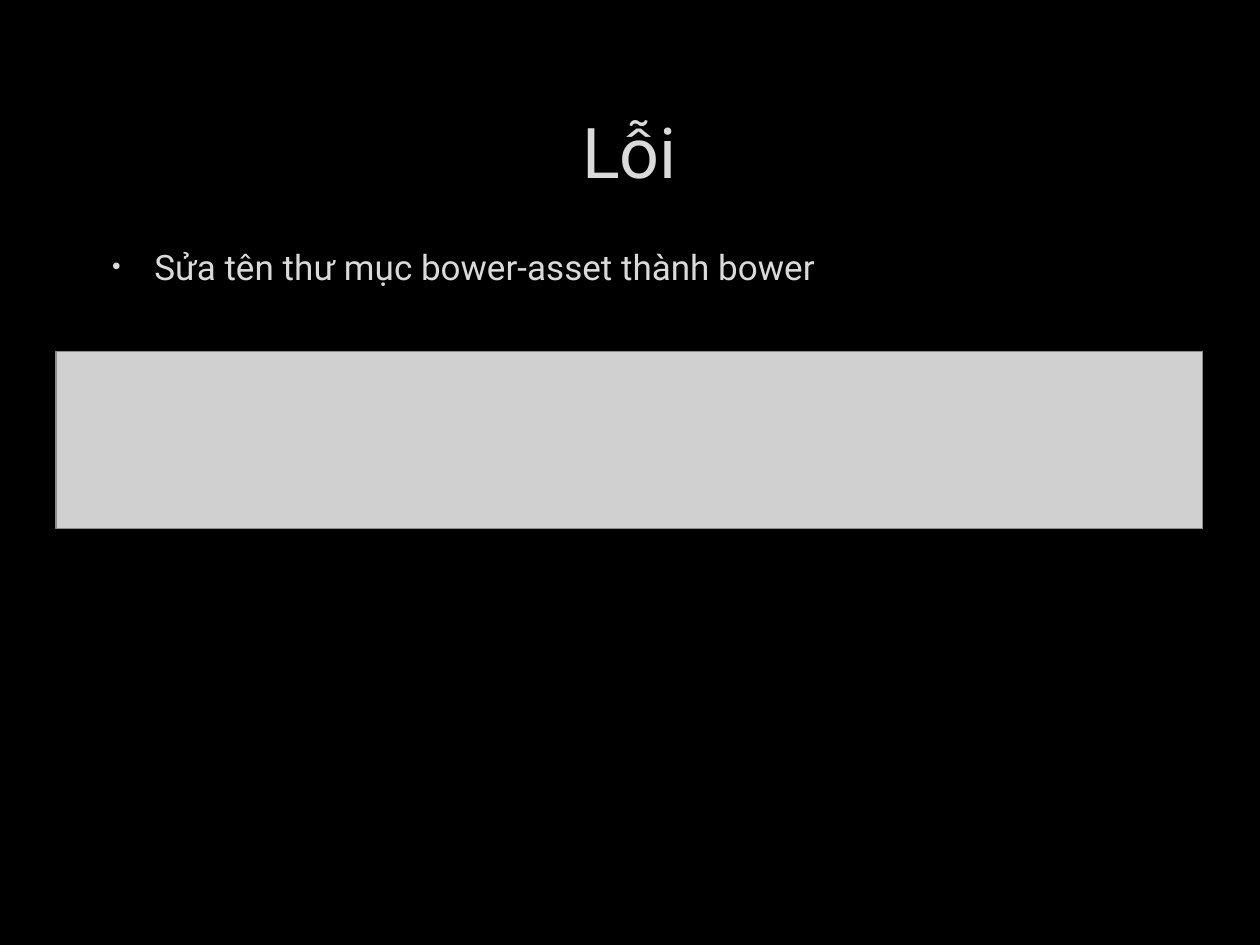
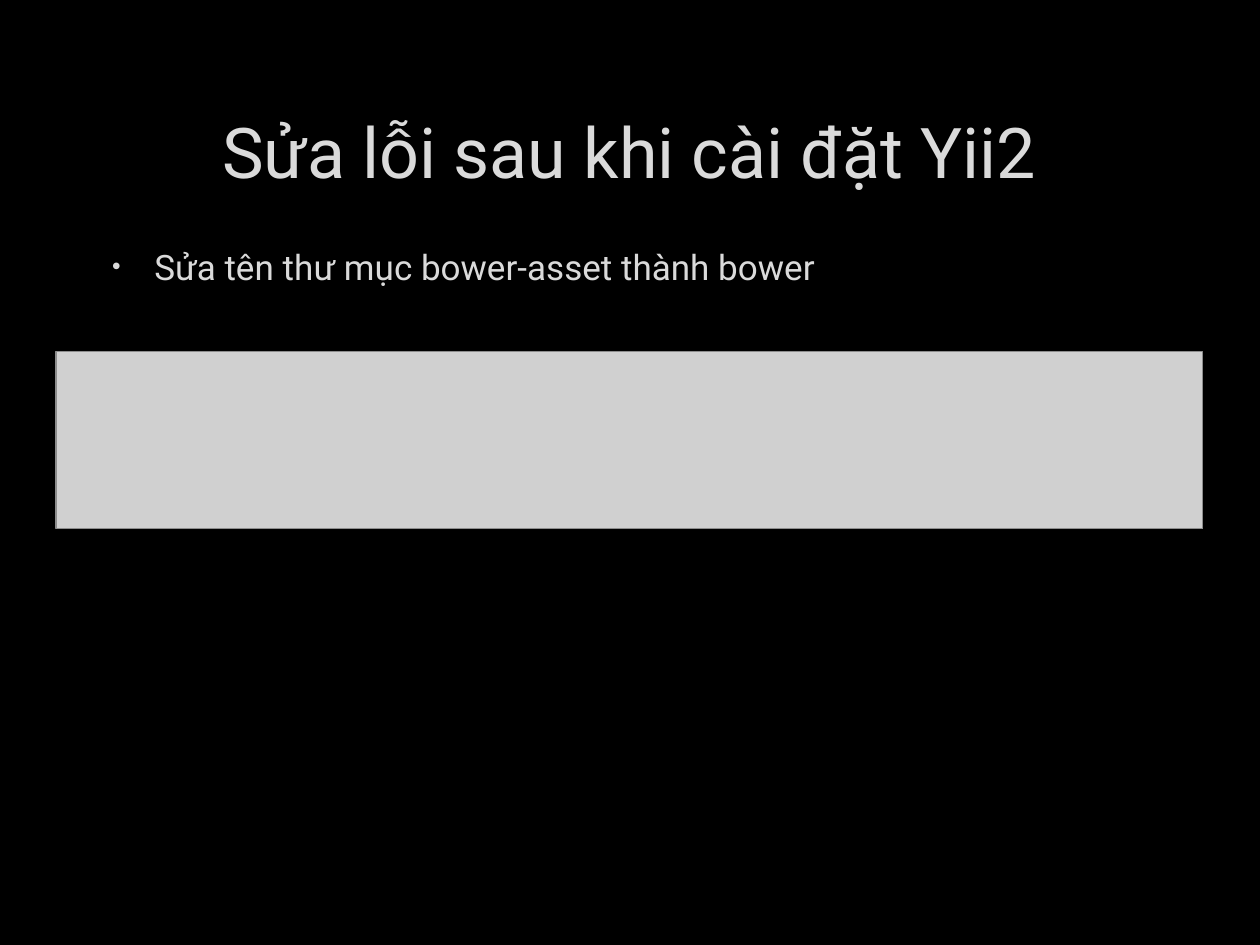
Before and after one commit to deviknight/php, a slide deck: slide 19 of Yii-Framwork.pptx (slide 14 before the commit). Drawn at 1260x945 pixels with LibreOffice and Linux fonts; fonts in the diff are those of the drawing; grey boxes stand for pictures; background and template pictures are left out. Boxes give left, top, right and bottom in pixels: in the first picture for what was removed or moved away, otherwise in the second. Text is boxed around its words. In the diff, an @@ line names an element or a change of style, - is before the commit and + after.

```diff
--- a/Yii-Framwork.pptx
+++ b/Yii-Framwork.pptx
@@ title at [222,120,1036,190]: text changed @@
-Lỗi
+Sửa lỗi sau khi cài đặt Yii2
```
Also in this commit, not shown: 19 other slides changed, 9 slides added, 2 slides removed, 2 other files.
